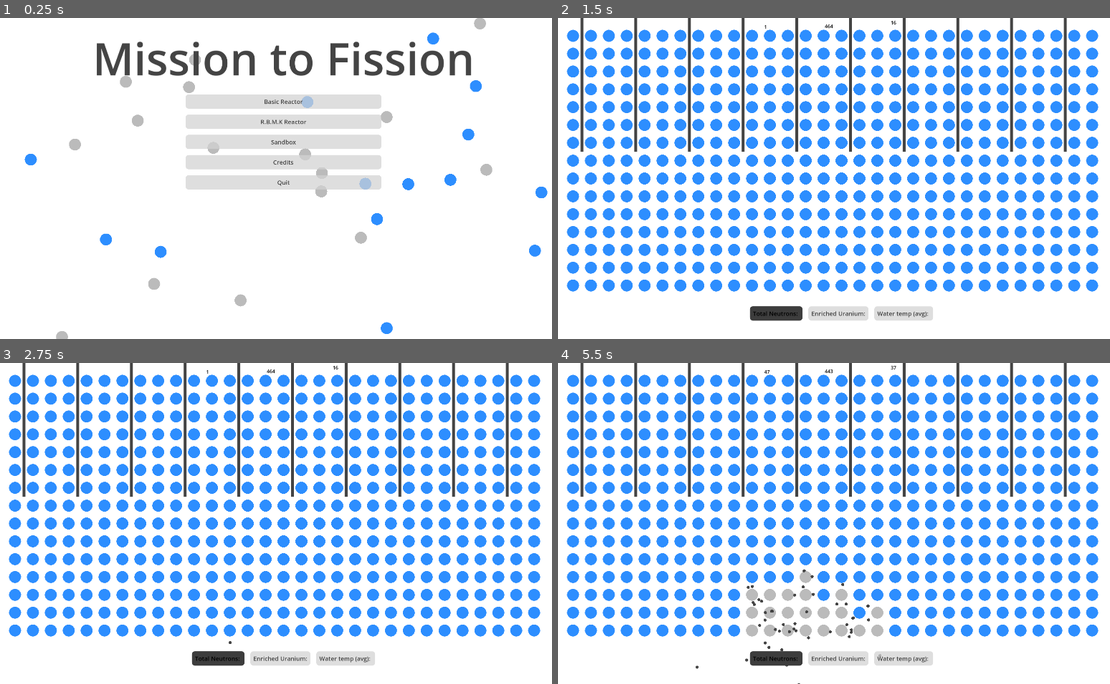
Above: before the commit, frames 1-4 (two rows, left to right).
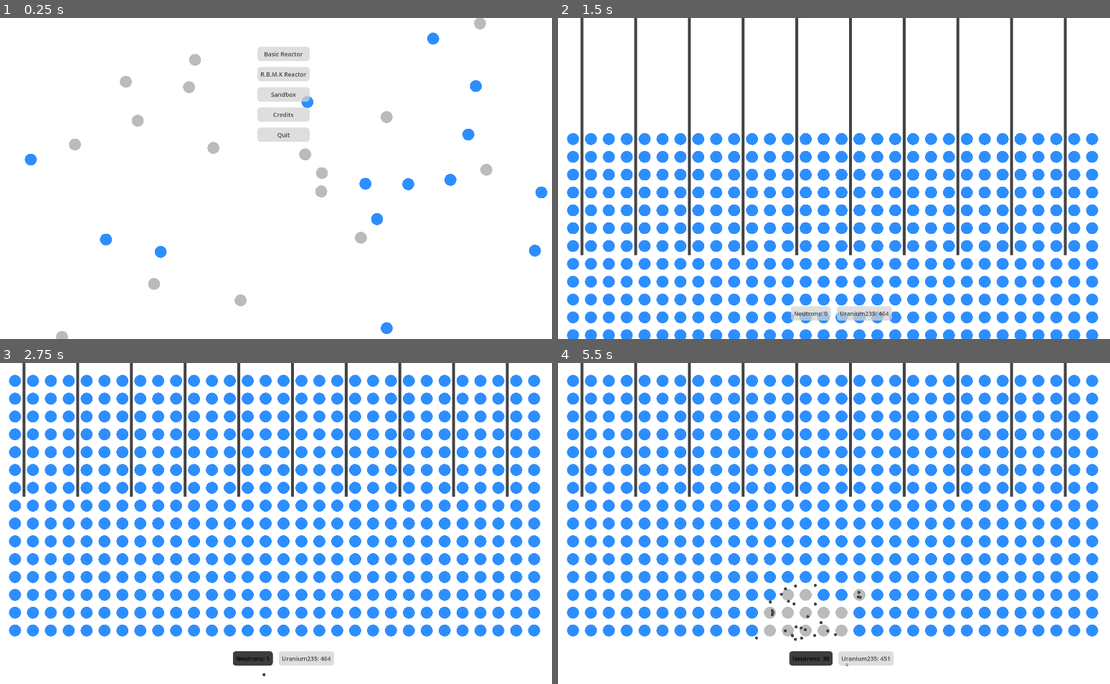
Above: after the commit, the same moments.

Repository: ReneTC/MissionToFission
Game: Godot game, scene res://scenes/menus/main_menu.tscn
Two runs of this game, one before a commit and one after it. Both use one fixed random seed, a clock stepped at 60 frames per second and the inputs below.
Inputs (mouse positions are in pixels of both pictures, inside the frame that each line leads up to):
- Up to frame 1 (0.25 s): no input
- Up to frame 2 (1.5 s): click "Basic Reactor" at 0.5 s; click (778, 313) at 1.25 s, where only the run before the commit has a clickable "Total Neutrons:"
- Up to frame 3 (2.75 s): click "Total Neutrons:" (after the commit: "Neutrons: 0") at 2 s
- Up to frame 4 (5.5 s): click "Total Neutrons:" (after the commit: "Neutrons: 1") at 2.75 s; click (905, 658) at 3.5 s, where only the run before the commit has a clickable "Water temp (avg):"; click "Total Neutrons:" (after the commit: "Neutrons: 8") at 4.25 s; click "Total Neutrons:" (after the commit: "Neutrons: 21") at 5 s

The runs differ from the first frame. In frame 1, 11% of the frame differs, in the area x 17-86%, y 7-54%; in frame 2, 36%, in the area x 1-98%, y 0-100%; in frame 3, 1.1%; in frame 4, 2.1%.

Commit message:
tween and sound

Diff:
--- a/assets/sound.gd
+++ /dev/null
@@ -1,6 +0,0 @@
-extends Node2D
-
-
-# Called when the node enters the scene tree for the first time.
-func _ready() -> void:
-	pass # Replace with function body.
--- /dev/null
+++ b/assets/ui_button_sound.gd
@@ -0,0 +1,21 @@
+extends Node
+
+func connect_button_ui() -> void:
+	var buttons: Array = get_tree().get_nodes_in_group("button_ui")
+	for button in buttons:
+		button.mouse_entered.connect(mouse_entered.bind(button))
+		button.mouse_exited.connect(mouse_exited.bind(button))
+		button.pressed.connect(mouse_cliked)
+
+func mouse_entered(_button) -> void:
+	$hover_sound.play()
+	# var tween = get_tree().create_tween()
+	# tween.tween_property(button, "rect_min_size", 100, 0.1)
+func mouse_cliked()->void:
+		$click.play()
+
+func mouse_exited(_button) -> void:
+	pass
+	# $hover_sound.play()
+	# var tween2 = get_tree().create_tween()
+	# tween2.tween_property(button, "size", Vector2(0.9,0.9,), 0.1)
--- /dev/null
+++ b/assets/ui_button_sound.tscn
@@ -0,0 +1,18 @@
+[gd_scene load_steps=4 format=3 uid="uid://cjqvkbkt7yhvl"]
+
+[ext_resource type="Script" path="res://assets/ui_button_sound.gd" id="1_rep2r"]
+[ext_resource type="AudioStream" uid="uid://7ugi3d0mc6xk" path="res://assets/sounds/SciFiNotification2.wav" id="2_q2k3g"]
+[ext_resource type="AudioStream" uid="uid://bdylakknn516y" path="res://assets/sounds/SciFiNotification1.wav" id="3_arxmi"]
+
+[node name="UiButtonSound" type="Node"]
+script = ExtResource("1_rep2r")
+
+[node name="hover_sound" type="AudioStreamPlayer" parent="."]
+stream = ExtResource("2_q2k3g")
+volume_db = -30.679
+max_polyphony = 5
+
+[node name="click" type="AudioStreamPlayer" parent="."]
+stream = ExtResource("3_arxmi")
+volume_db = -7.86
+max_polyphony = 5
--- a/scenes/fission_objects/neutron.tscn
+++ b/scenes/fission_objects/neutron.tscn
@@ -1,7 +1,8 @@
-[gd_scene load_steps=4 format=3 uid="uid://biw1q2eoojc7i"]
+[gd_scene load_steps=5 format=3 uid="uid://biw1q2eoojc7i"]
 
 [ext_resource type="Script" path="res://scenes/fission_objects/neutron.gd" id="1_q8b54"]
-[ext_resource type="AudioStream" uid="uid://ca7kpvy0xq1q8" path="res://assets/geig.mp3" id="2_2ohxi"]
+[ext_resource type="AudioStream" uid="uid://cdxujixqqccnt" path="res://assets/sounds/geig_short.mp3" id="2_f1fve"]
+[ext_resource type="PackedScene" uid="uid://cjqvkbkt7yhvl" path="res://assets/ui_button_sound.tscn" id="3_xy1x8"]
 
 [sub_resource type="CircleShape2D" id="CircleShape2D_d6xvb"]
 
@@ -17,7 +18,8 @@
 shape = SubResource("CircleShape2D_d6xvb")
 
 [node name="AudioStreamPlayer2D" type="AudioStreamPlayer" parent="."]
-stream = ExtResource("2_2ohxi")
+stream = ExtResource("2_f1fve")
+volume_db = -11.265
 max_polyphony = 100
 bus = &"SFX"
 
@@ -25,4 +27,6 @@
 position = Vector2(2.38419e-07, -0.5)
 scale = Vector2(1.1, 1.05)
 
+[node name="UiButtonSound" parent="." instance=ExtResource("3_xy1x8")]
+
 [connection signal="screen_exited" from="VisibleOnScreenNotifier2D" to="." method="_on_visible_on_screen_notifier_2d_screen_exited"]
--- a/scenes/maps/basic_reactor.gd
+++ b/scenes/maps/basic_reactor.gd
@@ -26,20 +26,3 @@
 	# set enrichment atom settings
 	Atom.keep_enriched = true
 	Atom.enrich_percent = 0.5
-
-# Called every frame. 'delta' is the elapsed time since the previous frame.
-func _process(_delta: float) -> void:
-	$Label.text = str(Neutron.neutrons_present)
-
-	$Label2.text = str(Atom.enriched_present)
-	$Label3.text = str(Atom.unenriched_present)
-
-func _input(event:InputEvent) -> void:
-
-	# click to put objects (test only)
-	if event is InputEventMouseButton and not event.is_pressed():
-		match event.button_index:
-			MOUSE_BUTTON_LEFT:
-				var new_neutron:Node = neutron_scene.instantiate()
-				new_neutron.initialize(event.position)
-				add_child(new_neutron)
--- a/scenes/maps/basic_reactor.tscn
+++ b/scenes/maps/basic_reactor.tscn
@@ -1,34 +1,6 @@
-[gd_scene load_steps=3 format=3 uid="uid://dei8hnl3kug8j"]
+[gd_scene load_steps=2 format=3 uid="uid://dei8hnl3kug8j"]
 
 [ext_resource type="Script" path="res://scenes/maps/basic_reactor.gd" id="1_0b72r"]
-[ext_resource type="Theme" uid="uid://cn5xuu2uvf5w3" path="res://assets/themes/theme.tres" id="2_rr4wk"]
 
 [node name="BasicReactor" type="Node2D"]
 script = ExtResource("1_0b72r")
-
-[node name="Label" type="Label" parent="."]
-offset_left = 701.0
-offset_top = 18.0
-offset_right = 774.0
-offset_bottom = 41.0
-theme = ExtResource("2_rr4wk")
-theme_override_colors/font_color = Color(0, 0, 0, 1)
-text = "sadasd"
-
-[node name="Label2" type="Label" parent="."]
-offset_left = 904.0
-offset_top = 16.0
-offset_right = 977.0
-offset_bottom = 39.0
-theme = ExtResource("2_rr4wk")
-theme_override_colors/font_color = Color(0, 0, 0, 1)
-text = "sadasd"
-
-[node name="Label3" type="Label" parent="."]
-offset_left = 1125.0
-offset_top = 4.0
-offset_right = 1299.0
-offset_bottom = 62.0
-theme = ExtResource("2_rr4wk")
-theme_override_colors/font_color = Color(0, 0, 0, 1)
-text = "sadasd"
--- a/scenes/maps/rbmk_reactor.gd
+++ b/scenes/maps/rbmk_reactor.gd
@@ -47,22 +47,3 @@
 			var new_atom:Node = atom_scene.instantiate()
 			new_atom.initialize(Vector2(margin + x, margin + y), true)
 			add_child(new_atom)
-
-
-
-# Called every frame. 'delta' is the elapsed time since the previous frame.
-func _process(_delta: float) -> void:
-	$Label.text = str(Neutron.neutrons_present)
-
-	$Label2.text = str(Atom.enriched_present)
-	$Label3.text = str(Atom.unenriched_present)
-
-func _input(event:InputEvent) -> void:
-
-	# click to put objects (test only)
-	if event is InputEventMouseButton and not event.is_pressed():
-		match event.button_index:
-			MOUSE_BUTTON_LEFT:
-				var new_neutron:Node = neutron_scene.instantiate()
-				new_neutron.initialize(event.position)
-				add_child(new_neutron)
--- a/scenes/maps/rbmk_reactor.tscn
+++ b/scenes/maps/rbmk_reactor.tscn
@@ -1,34 +1,6 @@
-[gd_scene load_steps=3 format=3 uid="uid://jrlpr8m6wdtl"]
+[gd_scene load_steps=2 format=3 uid="uid://jrlpr8m6wdtl"]
 
 [ext_resource type="Script" path="res://scenes/maps/rbmk_reactor.gd" id="1_q4504"]
-[ext_resource type="Theme" uid="uid://cn5xuu2uvf5w3" path="res://assets/themes/theme.tres" id="2_vdqxv"]
 
 [node name="RbmkReactor" type="Node2D"]
 script = ExtResource("1_q4504")
-
-[node name="Label" type="Label" parent="."]
-offset_left = 701.0
-offset_top = 18.0
-offset_right = 774.0
-offset_bottom = 41.0
-theme = ExtResource("2_vdqxv")
-theme_override_colors/font_color = Color(0, 0, 0, 1)
-text = "sadasd"
-
-[node name="Label2" type="Label" parent="."]
-offset_left = 904.0
-offset_top = 16.0
-offset_right = 977.0
-offset_bottom = 39.0
-theme = ExtResource("2_vdqxv")
-theme_override_colors/font_color = Color(0, 0, 0, 1)
-text = "sadasd"
-
-[node name="Label3" type="Label" parent="."]
-offset_left = 1125.0
-offset_top = 4.0
-offset_right = 1299.0
-offset_bottom = 62.0
-theme = ExtResource("2_vdqxv")
-theme_override_colors/font_color = Color(0, 0, 0, 1)
-text = "sadasd"
--- a/scenes/menus/game_runner.gd
+++ b/scenes/menus/game_runner.gd
@@ -3,6 +3,9 @@
 class_name GameRunner
 
 static var map_to_load: String = "res://scenes/maps/basic_reactor.tscn"
+
+# get fission objects
+var neutron_scene:PackedScene = load("res://scenes/fission_objects/neutron.tscn")
 
 signal toggle_game_paused(is_paused: bool)
 var game_paused: bool = false:
@@ -18,6 +21,15 @@
 	if event.is_action_pressed("ui_cancel"):
 		game_paused = !game_paused
 
+	# click to put objects (test only)
+	if event is InputEventMouseButton and not event.is_pressed() and not game_paused:
+		match event.button_index:
+			MOUSE_BUTTON_LEFT:
+				var new_neutron:Node = neutron_scene.instantiate()
+				new_neutron.initialize(event.position)
+				add_child(new_neutron)
+
+
 
 # load map on ready
 func _ready() -> void:
@@ -27,6 +39,20 @@
 
 	# Instantiate the scene
 	var instance_current = scene.instantiate()
+	instance_current.position[1] = 600
 	# Add the instance to the current scene
 	instance_current.PROCESS_MODE_PAUSABLE
 	add_child(instance_current)
+
+	# tween in map
+	var tween = get_tree().create_tween()
+	tween.set_ease(Tween.EaseType.EASE_OUT)
+	tween.set_trans(Tween.TransitionType.TRANS_CUBIC)
+	tween.tween_property(instance_current, "position:y", 0, 0.8)
+
+
+
+# Called every frame. 'delta' is the elapsed time since the previous frame.
+func _process(_delta: float) -> void:
+	$MarginContainer/VBoxContainer/MarginContainer/ButtonsVBox/Button.text = "Neutrons: " + str(Neutron.neutrons_present)
+	$MarginContainer/VBoxContainer/MarginContainer/ButtonsVBox/Button2.text = "Uranium235: " + str(Atom.enriched_present)
--- a/scenes/menus/game_runner.tscn
+++ b/scenes/menus/game_runner.tscn
@@ -52,7 +52,3 @@
 [node name="Button2" type="Button" parent="MarginContainer/VBoxContainer/MarginContainer/ButtonsVBox"]
 layout_mode = 2
 text = "Enriched Uranium:"
-
-[node name="Button3" type="Button" parent="MarginContainer/VBoxContainer/MarginContainer/ButtonsVBox"]
-layout_mode = 2
-text = "Water temp (avg): "
--- a/scenes/menus/haptics.tscn
+++ /dev/null
@@ -1,14 +0,0 @@
-[gd_scene load_steps=3 format=3 uid="uid://bk3umo2e4kym2"]
-
-[ext_resource type="AudioStream" uid="uid://ca7kpvy0xq1q8" path="res://assets/geig.mp3" id="1_05wj4"]
-[ext_resource type="AudioStream" uid="uid://dg6j4vajln8ey" path="res://assets/sounds/yes.wav" id="2_bb0u8"]
-
-[node name="Haptics" type="Node"]
-
-[node name="hover" type="AudioStreamPlayer" parent="."]
-stream = ExtResource("1_05wj4")
-bus = &"SFX"
-
-[node name="click" type="AudioStreamPlayer" parent="."]
-stream = ExtResource("2_bb0u8")
-bus = &"SFX"
--- a/scenes/menus/main_menu.gd
+++ b/scenes/menus/main_menu.gd
@@ -6,28 +6,54 @@
 
 func _ready() -> void:
 
+	animate_in()
+
+	$UiButtonSound.connect_button_ui()
+
 	for x in range(0, 30):
 		var new_atom:Node = atom_scene.instantiate()
 		new_atom.initialize(Vector2(DisplayServer.screen_get_size()[0] * randf(), DisplayServer.screen_get_size()[1] * randf()), randi_range(0, 1),)
 		add_child(new_atom)
 
+	# add sounds to button
+
+
+
+	# animate in
+func animate_in() -> void:
+	$fly_in_sound.play()
+	var tween = get_tree().create_tween()
+	tween.set_ease(Tween.EaseType.EASE_OUT)
+	tween.set_trans(Tween.TransitionType.TRANS_CUBIC)
+	tween.tween_property($MarginContainer, "position:y", 0, 0.8)
+
+func animate_out(map_load, scene_file) -> void:
+	$fly_in_sound.play()
+	var tween = get_tree().create_tween()
+	tween.set_ease(Tween.EaseType.EASE_OUT)
+	tween.set_trans(Tween.TransitionType.TRANS_CUBIC)
+	tween.tween_property($".", "position:y", -1200, 0.8)
+	tween.connect("finished", on_tween_finished.bind(map_load, scene_file))
+
+func on_tween_finished(map_load, scene_file):
+	GameRunner.map_to_load = map_load
+	get_tree().change_scene_to_file(scene_file)
 
 func _on_button_quit_pressed() -> void:
 	get_tree().quit()
 
 
 func _on_button_sandbox_pressed() -> void:
-	GameRunner.map_to_load = "res://scenes/maps/sandbox.tscn"
-	get_tree().change_scene_to_file("res://scenes/menus/game_runner.tscn")
+	animate_out("res://scenes/maps/sandbox.tscn", "res://scenes/menus/game_runner.tscn")
+
 
 
 func _on_button_basic_reactor_pressed() -> void:
-	GameRunner.map_to_load = "res://scenes/maps/basic_reactor.tscn"
-	get_tree().change_scene_to_file("res://scenes/menus/game_runner.tscn")
+	animate_out("res://scenes/maps/basic_reactor.tscn", "res://scenes/menus/game_runner.tscn")
 
 func _on_button_rbmk_reactor_pressed() -> void:
-	GameRunner.map_to_load = "res://scenes/maps/rbmk_reactor.tscn"
-	get_tree().change_scene_to_file("res://scenes/menus/game_runner.tscn")
+	animate_out("res://scenes/maps/rbmk_reactor.tscn", "res://scenes/menus/game_runner.tscn")
+
 
 func _on_button_credits_pressed() -> void:
-	get_tree().change_scene_to_file("res://addons/maaacks_credits_scene/examples/scenes/end_credits/end_credits.tscn")
+	animate_out("res://scenes/maps/rbmk_reactor.tscn", "res://addons/maaacks_credits_scene/examples/scenes/end_credits/end_credits.tscn")
--- a/scenes/menus/main_menu.tscn
+++ b/scenes/menus/main_menu.tscn
@@ -1,8 +1,10 @@
-[gd_scene load_steps=4 format=3 uid="uid://olef6xbr1hf4"]
+[gd_scene load_steps=6 format=3 uid="uid://olef6xbr1hf4"]
 
 [ext_resource type="Script" path="res://scenes/menus/main_menu.gd" id="1_oa2uj"]
 [ext_resource type="Theme" uid="uid://cn5xuu2uvf5w3" path="res://assets/themes/theme.tres" id="1_uci5c"]
 [ext_resource type="AudioStream" uid="uid://dn3b3m42gcfak" path="res://assets/sounds/start_music.mp3" id="3_bmfp5"]
+[ext_resource type="PackedScene" uid="uid://cjqvkbkt7yhvl" path="res://assets/ui_button_sound.tscn" id="4_t1nab"]
+[ext_resource type="AudioStream" uid="uid://bhwate8k0p16q" path="res://assets/sounds/LittleSwoosh2a.wav" id="5_8ibjq"]
 
 [node name="MainMenu" type="Control"]
 layout_mode = 3
@@ -28,6 +30,8 @@
 anchors_preset = 15
 anchor_right = 1.0
 anchor_bottom = 1.0
+offset_top = -800.0
+offset_bottom = -1071.0
 grow_horizontal = 2
 grow_vertical = 2
 theme_override_constants/margin_left = 32
@@ -39,7 +43,9 @@
 layout_mode = 2
 
 [node name="Heading" type="Label" parent="MarginContainer/VBoxContainer"]
+custom_minimum_size = Vector2(-0.39, 0)
 layout_mode = 2
+size_flags_horizontal = 4
 theme_type_variation = &"HeaderLarge"
 theme_override_colors/font_color = Color(0.266667, 0.266667, 0.266667, 1)
 theme_override_font_sizes/font_size = 150
@@ -49,31 +55,36 @@
 
 [node name="MarginContainer" type="MarginContainer" parent="MarginContainer/VBoxContainer"]
 layout_mode = 2
-theme_override_constants/margin_left = 600
-theme_override_constants/margin_top = 0
-theme_override_constants/margin_right = 600
+size_flags_horizontal = 4
+theme_override_constants/margin_left = 40
+theme_override_constants/margin_right = 40
 
 [node name="ButtonsVBox" type="VBoxContainer" parent="MarginContainer/VBoxContainer/MarginContainer"]
+layout_direction = 1
 layout_mode = 2
+theme_override_constants/separation = 20
 alignment = 1
 
-[node name="Button_basicReactor" type="Button" parent="MarginContainer/VBoxContainer/MarginContainer/ButtonsVBox"]
+[node name="Button_basicReactor" type="Button" parent="MarginContainer/VBoxContainer/MarginContainer/ButtonsVBox" groups=["button_ui"]]
 layout_mode = 2
+size_flags_stretch_ratio = 11.05
+localize_numeral_system = false
 text = "Basic Reactor"
 
-[node name="Button_rbmkReactor" type="Button" parent="MarginContainer/VBoxContainer/MarginContainer/ButtonsVBox"]
+[node name="Button_rbmkReactor" type="Button" parent="MarginContainer/VBoxContainer/MarginContainer/ButtonsVBox" groups=["button_ui"]]
 layout_mode = 2
 text = "R.B.M.K Reactor"
 
-[node name="Button_sandbox" type="Button" parent="MarginContainer/VBoxContainer/MarginContainer/ButtonsVBox"]
+[node name="Button_sandbox" type="Button" parent="MarginContainer/VBoxContainer/MarginContainer/ButtonsVBox" groups=["button_ui"]]
+custom_minimum_size = Vector2(3.315, 0)
 layout_mode = 2
 text = "Sandbox"
 
-[node name="Button_credits" type="Button" parent="MarginContainer/VBoxContainer/MarginContainer/ButtonsVBox"]
+[node name="Button_credits" type="Button" parent="MarginContainer/VBoxContainer/MarginContainer/ButtonsVBox" groups=["button_ui"]]
 layout_mode = 2
 text = "Credits"
 
-[node name="Button_quit" type="Button" parent="MarginContainer/VBoxContainer/MarginContainer/ButtonsVBox"]
+[node name="Button_quit" type="Button" parent="MarginContainer/VBoxContainer/MarginContainer/ButtonsVBox" groups=["button_ui"]]
 layout_mode = 2
 text = "Quit"
 
@@ -83,6 +94,15 @@
 autoplay = true
 bus = &"Music"
 
+[node name="UiButtonSound" parent="." instance=ExtResource("4_t1nab")]
+
+[node name="fly_in_sound" type="AudioStreamPlayer" parent="."]
+stream = ExtResource("5_8ibjq")
+bus = &"SFX"
+
+[node name="pop_in_soud" type="AudioStreamPlayer" parent="."]
+bus = &"SFX"
+
 [connection signal="child_entered_tree" from="MarginContainer/VBoxContainer/MarginContainer/ButtonsVBox" to="." method="_on_buttons_v_box_child_entered_tree"]
 [connection signal="pressed" from="MarginContainer/VBoxContainer/MarginContainer/ButtonsVBox/Button_basicReactor" to="." method="_on_button_basic_reactor_pressed"]
 [connection signal="pressed" from="MarginContainer/VBoxContainer/MarginContainer/ButtonsVBox/Button_rbmkReactor" to="." method="_on_button_rbmk_reactor_pressed"]
--- a/scenes/menus/pause_menu.gd
+++ b/scenes/menus/pause_menu.gd
@@ -4,16 +4,37 @@
 
 # Called when the node enters the scene tree for the first time.
 func _ready() -> void:
+
+	game_runner.connect("toggle_game_paused", _on_game_runner_toggle_game_paused)
 	hide()
-	game_runner.connect("toggle_game_paused", _on_game_runner_toggle_game_paused)
-
+	# add sounds to button
+	$UiButtonSound.connect_button_ui()
 
 func _on_game_runner_toggle_game_paused(is_paused:bool) -> void:
 	if is_paused:
 		show()
+		animate_in()
+
 	else:
 		hide()
+		animate_out()
 
+func animate_in() -> void:
+	$fly_in_sound.play()
+	$".".position[1] = 450
+	# why the f does this not work
+	#var tween = get_tree().create_tween()
+	#tween.set_ease(Tween.EaseType.EASE_OUT)
+	#tween.set_trans(Tween.TransitionType.TRANS_CUBIC)
+	# tween.tween_property($".", "position:y", 200, 0.8)
+
+func animate_out() -> void:
+	$fly_in_sound.play()
+	$".".position[1] = 450
+	# var tween1 = get_tree().create_tween()
+	# tween1.set_ease(Tween.EaseType.EASE_OUT)
+	#tween1.set_trans(Tween.TransitionType.TRANS_CUBIC)
+	#tween1.tween_property($".", "position:y", -60, 0.8)
 
 func _on_continue_pressed() -> void:
 	game_runner.game_paused = false
--- a/scenes/menus/pause_menu.tscn
+++ b/scenes/menus/pause_menu.tscn
@@ -1,14 +1,20 @@
-[gd_scene load_steps=3 format=3 uid="uid://btg6pnsjf142h"]
+[gd_scene load_steps=5 format=3 uid="uid://btg6pnsjf142h"]
 
 [ext_resource type="Script" path="res://scenes/menus/pause_menu.gd" id="1_1qkhw"]
 [ext_resource type="Theme" uid="uid://cn5xuu2uvf5w3" path="res://assets/themes/theme.tres" id="1_upnrw"]
+[ext_resource type="PackedScene" uid="uid://cjqvkbkt7yhvl" path="res://assets/ui_button_sound.tscn" id="3_ui6hq"]
+[ext_resource type="AudioStream" uid="uid://ctnc2iu4a0atj" path="res://assets/sounds/LittleSwoosh5.wav" id="4_ptn75"]
 
 [node name="pauseMenu" type="Control"]
 process_mode = 2
 layout_mode = 3
-anchors_preset = 15
-anchor_right = 1.0
-anchor_bottom = 1.0
+anchors_preset = 8
+anchor_left = 0.5
+anchor_top = 0.5
+anchor_right = 0.5
+anchor_bottom = 0.5
+offset_top = -90.0
+offset_bottom = -90.0
 grow_horizontal = 2
 grow_vertical = 2
 theme = ExtResource("1_upnrw")
@@ -22,9 +28,9 @@
 anchor_right = 0.5
 anchor_bottom = 0.5
 offset_left = -137.0
-offset_top = -148.0
+offset_top = -147.805
 offset_right = 135.0
-offset_bottom = 181.945
+offset_bottom = 182.14
 grow_horizontal = 2
 grow_vertical = 2
 
@@ -46,22 +52,23 @@
 "
 horizontal_alignment = 1
 
-[node name="continue" type="Button" parent="Panel/VBoxContainer"]
+[node name="continue" type="Button" parent="Panel/VBoxContainer" groups=["button_ui"]]
 layout_mode = 2
 text = "Continue"
 
-[node name="options" type="Button" parent="Panel/VBoxContainer"]
-layout_mode = 2
-disabled = true
-text = "Options"
-
-[node name="main" type="Button" parent="Panel/VBoxContainer"]
+[node name="main" type="Button" parent="Panel/VBoxContainer" groups=["button_ui"]]
 layout_mode = 2
 text = "Main Menu"
 
-[node name="exit" type="Button" parent="Panel/VBoxContainer"]
+[node name="exit" type="Button" parent="Panel/VBoxContainer" groups=["button_ui"]]
 layout_mode = 2
 text = "Exit"
+
+[node name="UiButtonSound" parent="." instance=ExtResource("3_ui6hq")]
+
+[node name="fly_in_sound" type="AudioStreamPlayer" parent="."]
+stream = ExtResource("4_ptn75")
+bus = &"SFX"
 
 [connection signal="pressed" from="Panel/VBoxContainer/continue" to="." method="_on_continue_pressed"]
 [connection signal="pressed" from="Panel/VBoxContainer/main" to="." method="_on_main_pressed"]
Not shown: 1 places in assets/button_sound.tscn that only renumber resources
Not shown, added: assets/sounds/LittleSwoosh2a.wav.import
Not shown, added: assets/sounds/LittleSwoosh5.wav.import
Not shown, added: assets/sounds/Popup1.wav.import
Not shown, added: assets/sounds/SciFiNotification1.wav.import
Not shown, added: assets/sounds/SciFiNotification2.wav.import
Not shown, added: assets/sounds/SciFiNotification3.wav.import
Not shown, added: assets/sounds/geig_short.mp3.import
Not shown, added: assets/sounds/LittleSwoosh2a.wav
Not shown, added: assets/sounds/LittleSwoosh5.wav
Not shown, added: assets/sounds/Popup1.wav
Not shown, added: assets/sounds/SciFiNotification1.wav
(and 3 more such lines)
